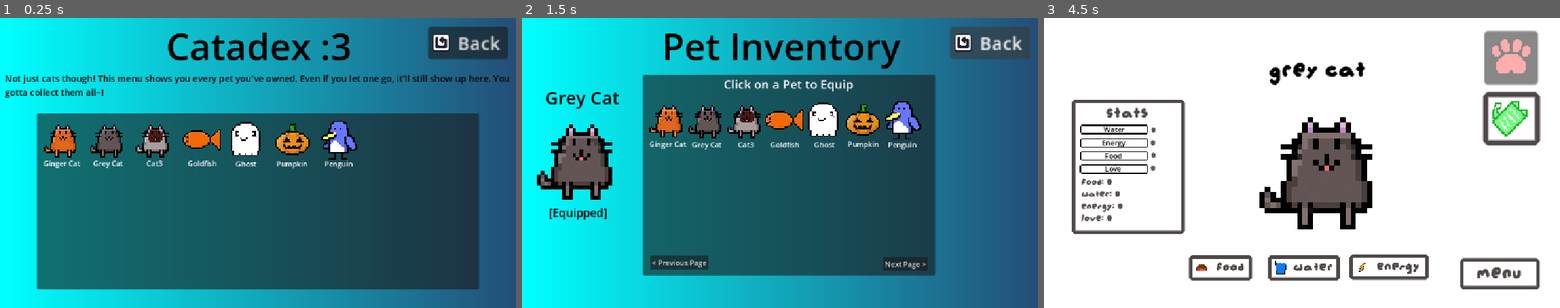
Above: before the commit, frames 1-3 (left to right).
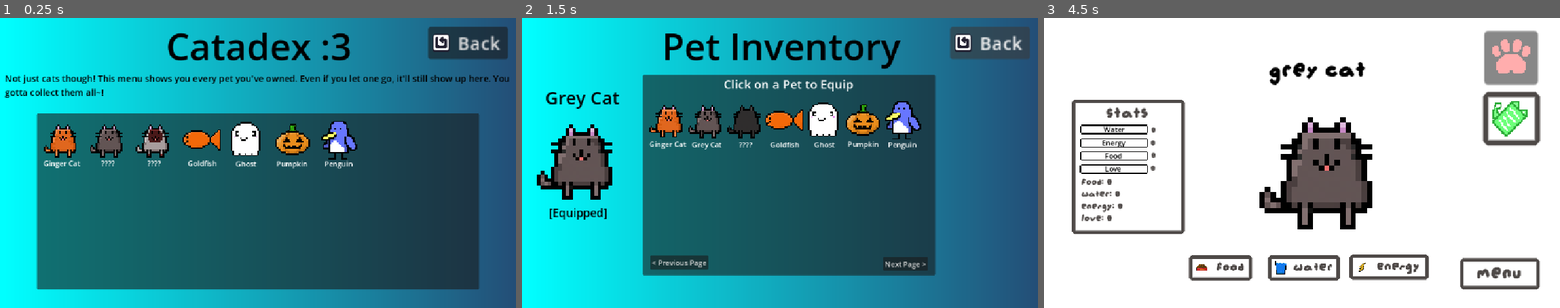
Above: after the commit, the same moments.

Repository: smallzdev/Tomagotchi-game
Game: Godot game, scene res://scenes/menus/catadex.tscn
Two runs of this game, one before a commit and one after it. Both use one fixed random seed, a clock stepped at 60 frames per second and the inputs below. This scene is started directly instead of the project's main scene.
Inputs (mouse positions are in pixels of both pictures, inside the frame that each line leads up to):
- Up to frame 1 (0.25 s): no input
- Up to frame 2 (1.5 s): click "Back" at 0.5 s; click (991, 58) at 1.25 s
- Up to frame 3 (4.5 s): click "Next Page >" at 2 s; click "Next Page >" at 2.75 s; click "< Previous Page" at 3.5 s; click "Back" at 4.25 s

The runs differ from the first frame. In frame 1, 0.1% of the frame differs, in the area x 18-32%, y 49-52%; in frame 2, 0.3%, in the area x 40-46%, y 30-45%; in frame 3, nothing differs.
Error after the commit: Invalid call. Nonexistent function 'call_deffered' in base 'SceneTree'. (res://scenes/menus/catadex_buttons.gd:9)

Commit message:
Catadex + Script Fixup
Fixed up a few scripts, as well as removing some useless code.

I ran into a few bugs along the way, which i fixed.

I also made the catadex actually function, and changed some animations around!

Diff:
--- a/scenes/menus/catadex.gd
+++ b/scenes/menus/catadex.gd
@@ -1,10 +1,73 @@
-extends Button
+extends Node2D
 
 
 # Called when the node enters the scene tree for the first time.
 func _ready() -> void:
 	var backButton = %backButton
 	backButton.pressed.connect(back_button_pressed)
+	catadexUpdate()
 
 func back_button_pressed():
 	get_tree().change_scene_to_file("res://scenes/menus/main_game_scene.tscn")
+
+# sprites and labels of catadex items
+@onready var pet1Sprite = $Panel/CatadexItem1
+@onready var pet1Label = $Panel/CatadexItem1Label
+@onready var pet2Sprite = $Panel/CatadexItem2
+@onready var pet2Label = $Panel/CatadexItem2Label
+@onready var pet3Sprite = $Panel/CatadexItem3
+@onready var pet3Label = $Panel/CatadexItem3Label
+@onready var pet4Sprite = $Panel/CatadexItem4
+@onready var pet4Label = $Panel/CatadexItem4Label
+@onready var pet5Sprite = $Panel/CatadexItem5
+@onready var pet5Label = $Panel/CatadexItem5Label
+@onready var pet6Sprite = $Panel/CatadexItem6
+@onready var pet6Label = $Panel/CatadexItem6Label
+@onready var pet7Sprite = $Panel/CatadexItem7
+@onready var pet7Label = $Panel/CatadexItem7Label
+
+# catadex updating variable
+# SooOOOOosoOOoo messy :/
+func catadexUpdate():
+	if Global.pet1owned == true:
+		pet1Label.text = "Ginger Cat"
+		pet1Sprite.frame = 0
+	if Global.pet1owned == false:
+		pet1Label.text = "????"
+		pet1Sprite.frame = 1
+	if Global.pet2owned == true:
+		pet2Label.text = "????"
+		pet2Sprite.frame = 0
+	if Global.pet2owned == false:
+		pet2Sprite.frame = 1
+		pet2Label.text = "????"
+	if Global.pet3owned == true:
+		pet3Sprite.frame = 0
+		pet3Label.text = "Cat3"
+	if Global.pet3owned == false:
+		pet3Sprite.frame = 1
+		pet3Label.text = "????"
+	if Global.pet4owned == true:
+		pet4Sprite.frame = 0
+		pet4Label.text = "Goldfish"
+	if Global.pet4owned == false:
+		pet4Sprite.frame = 1
+		pet4Label.text = "????"
+	if Global.pet5owned == true:
+		pet5Sprite.frame = 0
+		pet5Label.text = "Ghost"
+	if Global.pet5owned == false:
+		pet5Sprite.frame = 1
+		pet5Label.text = "????"
+	if Global.pet6owned == true:
+		pet6Sprite.frame = 0
+		pet6Label.text = "Pumpkin"
+	if Global.pet6owned == false:
+		pet6Label.text = "????"
+		pet6Sprite.frame = 1
+	if Global.pet7owned == true:
+		pet7Label.text = "Penguin"
+		pet7Sprite.frame = 0
+	if Global.pet7owned == false:
+		pet7Label.text = "????"
+		pet7Sprite.frame = 1
--- a/scenes/menus/catadex.tscn
+++ b/scenes/menus/catadex.tscn
@@ -9,6 +9,7 @@
 [ext_resource type="Texture2D" uid="uid://bss1sxgy0cdx1" path="res://Resources/InUse/TamagotchiCustomAssets/pets/goldfish.png" id="4_jjdlx"]
 [ext_resource type="Texture2D" uid="uid://bwnu12weboyh4" path="res://Resources/InUse/TamagotchiCustomAssets/pets/penguin.png" id="6_xbeds"]
 [ext_resource type="Texture2D" uid="uid://dfer5a36n2qsn" path="res://Resources/InUse/TamagotchiCustomAssets/pets/pumpin.png" id="7_w7v3h"]
+[ext_resource type="Script" uid="uid://b7ptc850pmdcq" path="res://scenes/menus/catadex_buttons.gd" id="10_xbeds"]
 
 [sub_resource type="Gradient" id="Gradient_7dm0k"]
 colors = PackedColorArray(0, 1, 1, 1, 0.13909006, 0.3063838, 0.46577227, 1)
@@ -209,6 +210,7 @@
 }]
 
 [node name="Node2D" type="Node2D" unique_id=293050761]
+script = ExtResource("3_u7asp")
 
 [node name="backgroundGradient" type="TextureRect" parent="." unique_id=325099038]
 offset_right = 1157.0
@@ -295,7 +297,7 @@
 sprite_frames = SubResource("SpriteFrames_cgke2")
 animation = &"goldfish"
 
-[node name="CatadexItem3Label2" type="Label" parent="Panel" unique_id=1627055397]
+[node name="CatadexItem4Label" type="Label" parent="Panel" unique_id=1627055397]
 layout_mode = 0
 offset_left = 313.0
 offset_top = 100.0
@@ -311,7 +313,7 @@
 sprite_frames = SubResource("SpriteFrames_cgke2")
 animation = &"ghost"
 
-[node name="CatadexItem1Label2" type="Label" parent="Panel" unique_id=1437216243]
+[node name="CatadexItem5Label" type="Label" parent="Panel" unique_id=1437216243]
 layout_mode = 0
 offset_left = 411.0
 offset_top = 101.0
@@ -327,7 +329,7 @@
 sprite_frames = SubResource("SpriteFrames_cgke2")
 animation = &"pumpkin"
 
-[node name="CatadexItem2Label2" type="Label" parent="Panel" unique_id=1613837930]
+[node name="CatadexItem6Label" type="Label" parent="Panel" unique_id=1613837930]
 layout_mode = 0
 offset_left = 514.0
 offset_top = 101.0
@@ -343,7 +345,7 @@
 sprite_frames = SubResource("SpriteFrames_cgke2")
 animation = &"penguin"
 
-[node name="CatadexItem3Label3" type="Label" parent="Panel" unique_id=1031048358]
+[node name="CatadexItem7Label" type="Label" parent="Panel" unique_id=1031048358]
 layout_mode = 0
 offset_left = 617.0
 offset_top = 101.0
@@ -359,7 +361,7 @@
 sprite_frames = SubResource("SpriteFrames_cgke2")
 animation = &"blank"
 
-[node name="CatadexItem3Label4" type="Label" parent="Panel" unique_id=176317555]
+[node name="CatadexItem8Label" type="Label" parent="Panel" unique_id=176317555]
 layout_mode = 0
 offset_left = 724.0
 offset_top = 101.0
@@ -377,4 +379,4 @@
 theme_override_font_sizes/font_size = 20
 text = "Back"
 icon = ExtResource("2_u7asp")
-script = ExtResource("3_u7asp")
+script = ExtResource("10_xbeds")
--- /dev/null
+++ b/scenes/menus/catadex_buttons.gd
@@ -0,0 +1,9 @@
+extends Button
+
+ # Called when the node enters the scene tree for the first time.
+func _ready() -> void:
+	var backButton = %backButton
+	backButton.pressed.connect(back_button_pressed)
+
+func back_button_pressed():
+	get_tree().call_deffered("change_scene_to_file", "res://scenes/menus/main_game_scene.tscn")
--- a/scenes/menus/title.gd
+++ b/scenes/menus/title.gd
@@ -7,11 +7,6 @@
 	mouse_entered.connect(_on_mouse_entered)
 	mouse_exited.connect(_on_mouse_exited)
 
-
-# Called every frame. 'delta' is the elapsed time since the previous frame.
-func _process(delta: float) -> void:
-	pass
-
 func _on_mouse_entered() -> void:
 	self.text = "[rainbow freq=.6 sat=0.7 val=0.9]hatchapet[/rainbow]"
 
--- a/scripts/global.gd
+++ b/scripts/global.gd
@@ -15,7 +15,7 @@
 # currently, they're all true for testing purposes.
 var pet1owned = true
 var pet2owned = true
-var pet3owned = true
+var pet3owned = false
 var pet4owned = true
 var pet5owned = true
 var pet6owned = true
--- a/scripts/pets_menu.gd
+++ b/scripts/pets_menu.gd
@@ -5,10 +5,5 @@
 	var backButton = %backButton
 	backButton.pressed.connect(backButton_pressed)
 
-
-# Called every frame. 'delta' is the elapsed time since the previous frame.
-func _process(delta: float) -> void:
-	pass
-
 func backButton_pressed():
 	get_tree().change_scene_to_file("res://scenes/menus/main_game_scene.tscn")
Not shown, added: scenes/menus/catadex_buttons.gd.uid
